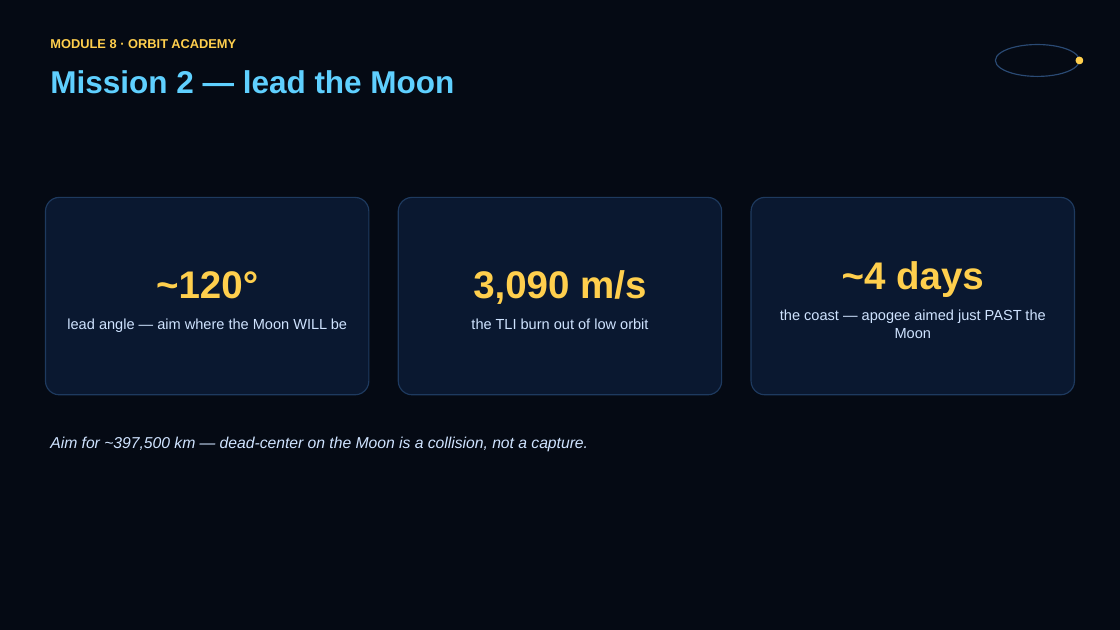
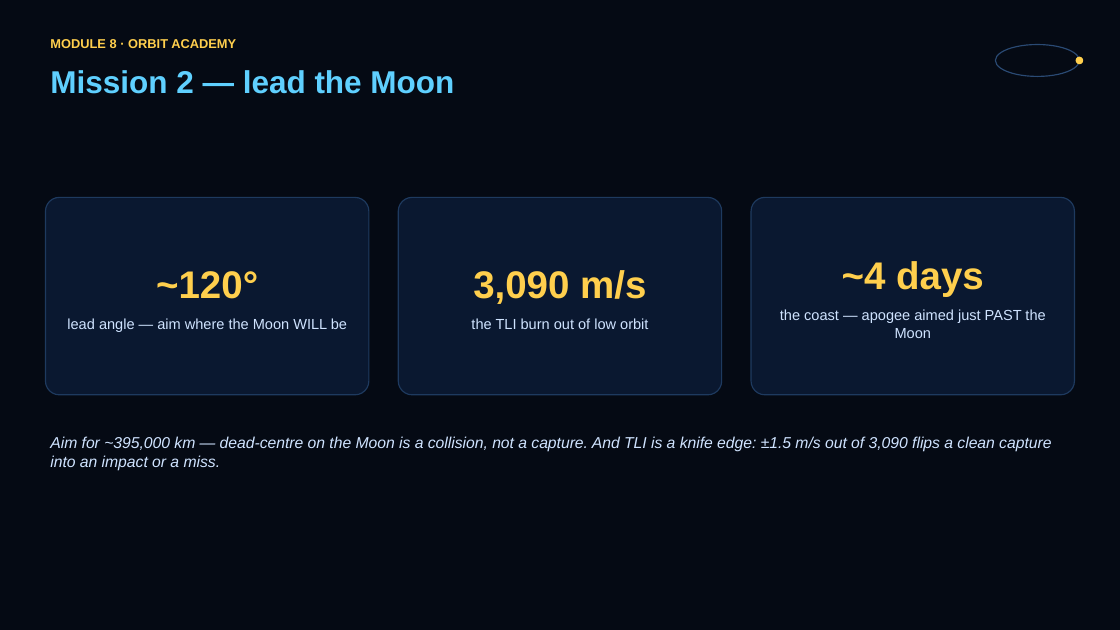
Before and after one commit to JASONSS26/orbit-academy, a slide deck: slide 6 of slides/module8.pptx (slide 4 before the commit). Drawn at 1120x630 pixels with LibreOffice and Linux fonts; fonts in the diff are those of the drawing. Boxes give left, top, right and bottom in pixels: in the first picture for what was removed or moved away, otherwise in the second. Text is boxed around its words. In the diff, an @@ line names an element or a change of style, - is before the commit and + after.

```diff
--- a/slides/module8.pptx
+++ b/slides/module8.pptx
@@ text at [50,436,1051,471]: text changed @@
-Aim for ~397,500 km — dead-center on the Moon is a collision, not a capture.
+Aim for ~395,000 km — dead-centre on the Moon is a collision, not a capture. And TLI is a knife edge: ±1.5 m/s out of 3,090 flips a clean capture into an impact or a miss.
```
Also in this commit, not shown: 6 other slides changed, 4 slides added, 9 other files.
